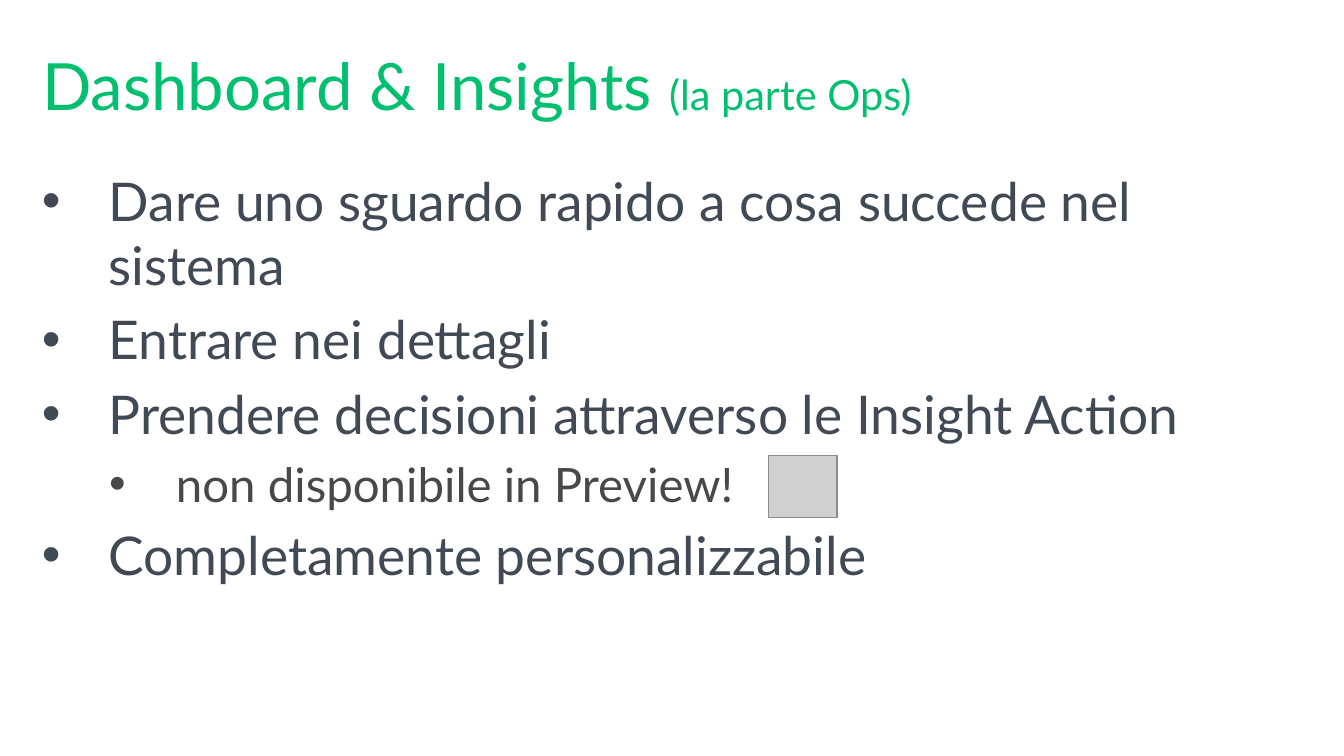
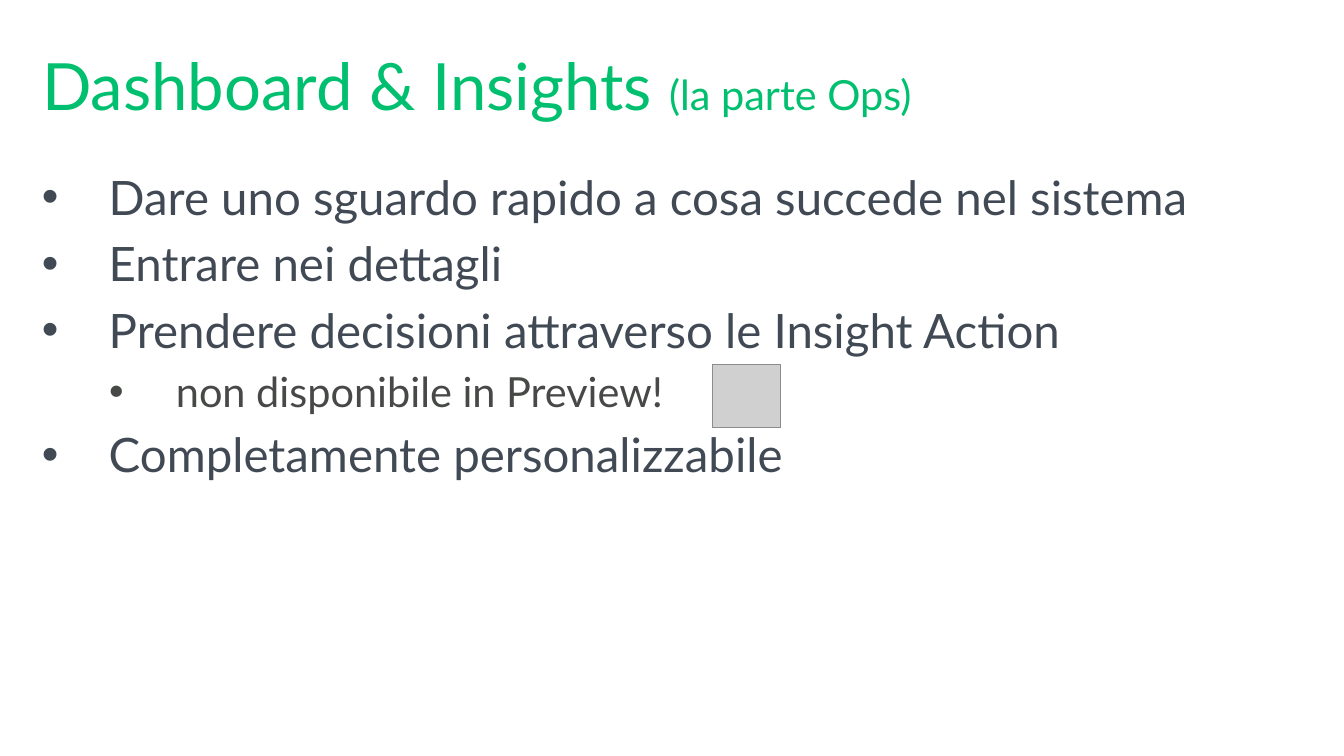
Before and after one commit to mrg3d/demo-opsstudio-repo, a slide deck: slide 18 of Introducing SQL Operations Studio.pptx (slide 16 before the commit). Drawn at 1344x756 pixels with LibreOffice and Linux fonts; fonts in the diff are those of the drawing; grey boxes stand for pictures; background and template pictures are left out. Boxes give left, top, right and bottom in pixels: in the first picture for what was removed or moved away, otherwise in the second. Text is boxed around its words. In the diff, an @@ line names an element or a change of style, - is before the commit and + after.

```diff
--- a/Introducing SQL Operations Studio.pptx
+++ b/Introducing SQL Operations Studio.pptx
@@ text "Dare uno sguardo rapido a ..." at box(109, 180, 1187, 480): size 36 to 32 pt in "Dare uno sguardo rapido a cosa succede ...", "Entrare nei dettagli", "Prendere decisioni attraverso le Insight Action", "Completamente personalizzabile"; size 32 to 28 pt in "non disponibile in Preview!" @@
@@ picture: place and size @@
-picture at box(769, 455, 837, 518)
+picture at box(713, 365, 781, 428)
```
Also in this commit, not shown: 6 other slides changed, 4 slides added, 2 slides removed.
